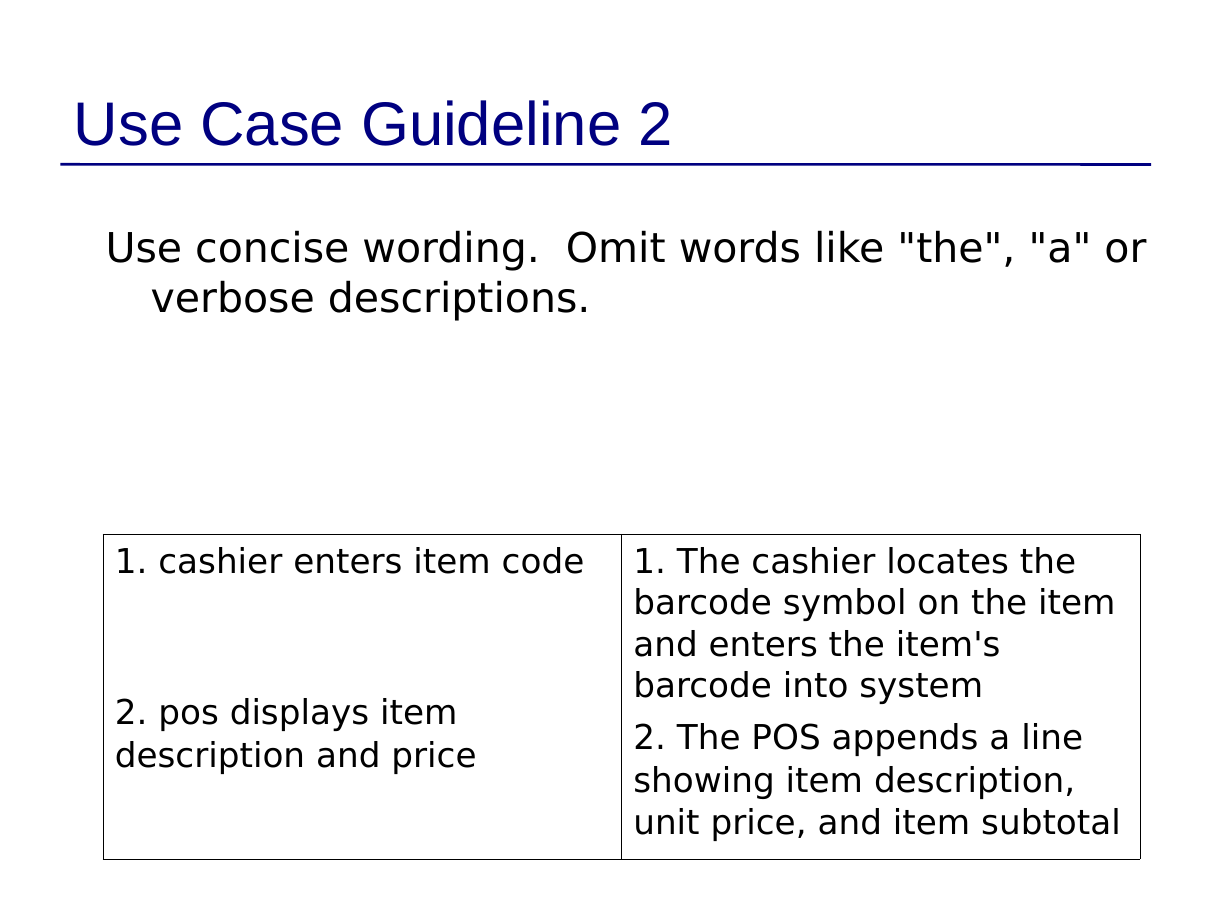
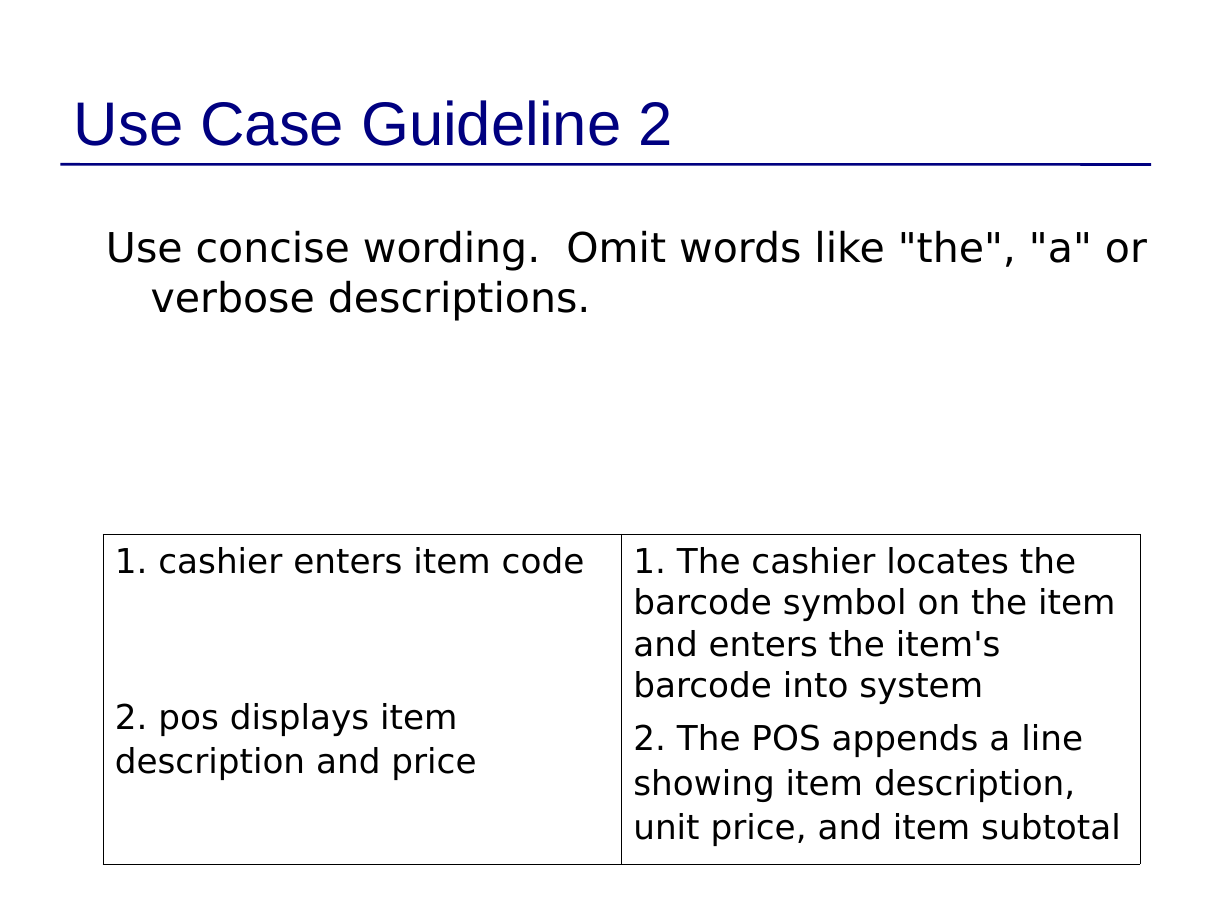
Before and after one commit to cpske/SSD, a slide deck: slide 34 of week3/Requirements.ppt (slide 33 before the commit). Drawn at 1232x924 pixels with LibreOffice and Linux fonts; fonts in the diff are those of the drawing. Boxes give left, top, right and bottom in pixels: in the first picture for what was removed or moved away, otherwise in the second. Text is boxed around its words. In the diff, an @@ line names an element or a change of style, - is before the commit and + after.

```diff
--- a/week3/Requirements.ppt
+++ b/week3/Requirements.ppt
@@ table at (102,533,1140,859) @@
@@ line spacing 1.08 to 1.12 @@
```
Also in this commit, not shown: 27 other slides changed, 2 slides added, 3 other files.
